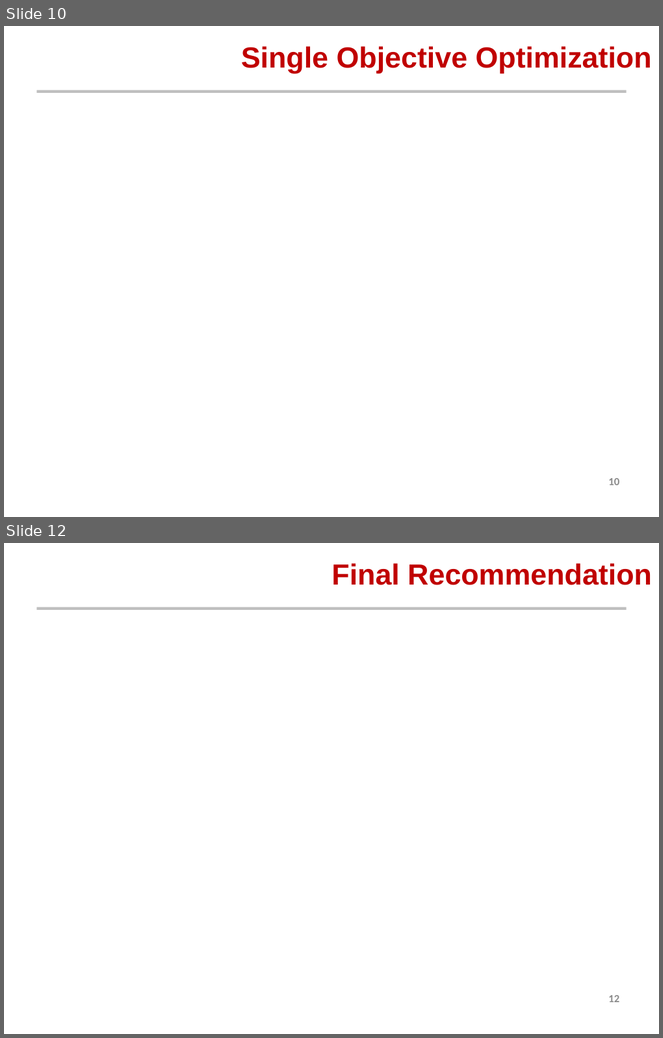
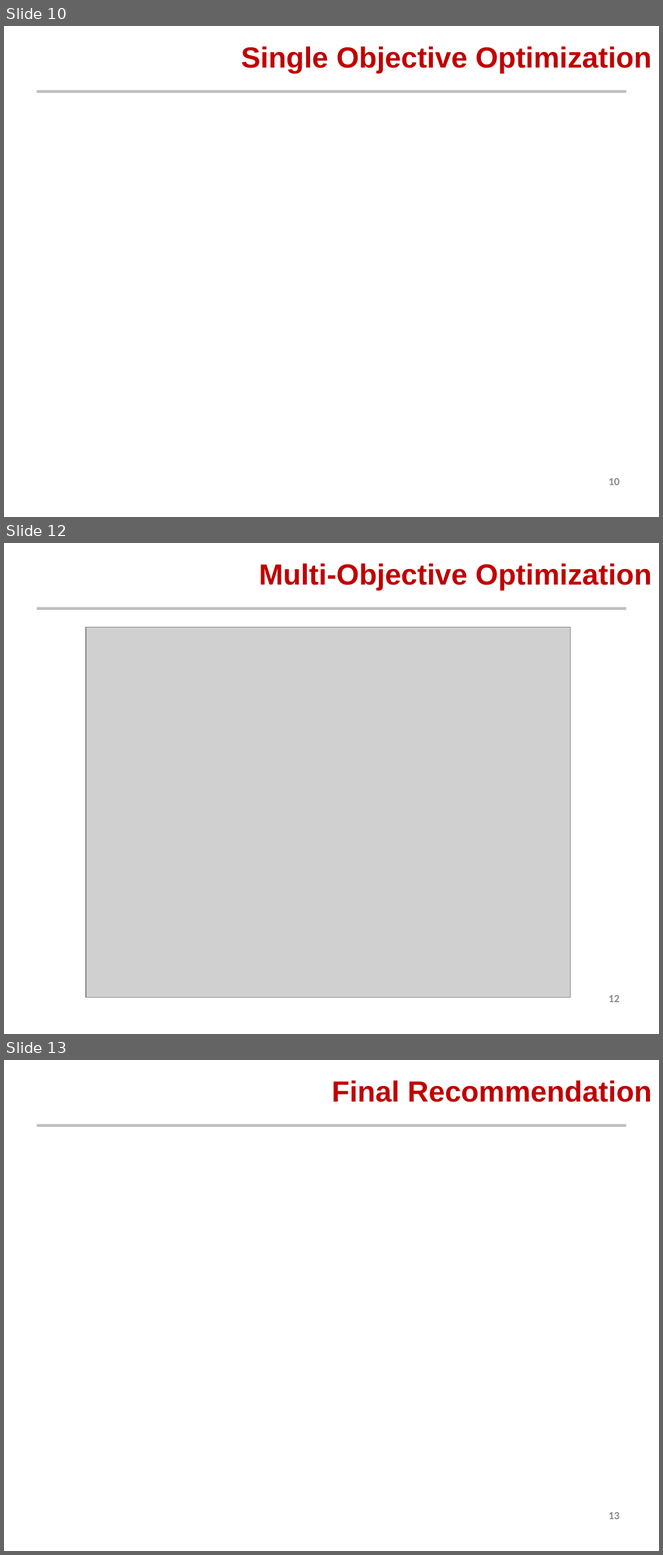
Before and after one commit to AeroSigma/Mars2040, a slide deck: MSDO/Assignment5/Mars 2040 Optimization Presentation.pptx. Shown one above the other, each under a label of ours: slides 10 and 12 before the commit, slides 10, 12 and 13 after it; the slides between them are not shown. The pictures are 663x1038 and 663x1555 pixels, drawn with LibreOffice and Linux fonts; fonts in the diff are those of the drawing; grey boxes stand for pictures; background and template pictures are left out. Boxes give left, top, right and bottom in pixels: in the first picture for what was removed or moved away, otherwise in the second. Text is boxed around its words. In the diff, an @@ line names an element or a change of style, - is before the commit and + after.

Commit message:
Model & multi - Presentation

```diff
--- a/MSDO/Assignment5/Mars 2040 Optimization Presentation.pptx
+++ b/MSDO/Assignment5/Mars 2040 Optimization Presentation.pptx
@@ slide 12 added at (x1=4, y1=543, x2=659, y2=1034), background #FFFFFF; not listed: 1 template element that a slide beside it also shows @@
@@ title added at (x1=259, y1=563, x2=652, y2=590), 32 pt, text #C00000, bold @@
+Multi-Objective Optimization
@@ picture added at (x1=86, y1=627, x2=570, y2=998) @@
@@ page number added at (x1=608, y1=995, x2=620, y2=1003), 12 pt, text #8C8C8C, bold @@
+12
@@ what was slide 12 is now slide 13 @@
@@ page number at (x1=608, y1=1512, x2=620, y2=1520): text changed @@
-12
+13
```
Also in this commit, not shown: 3 slides changed, 2 other files.
